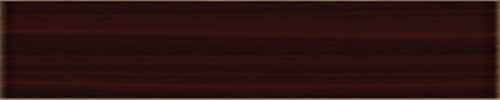
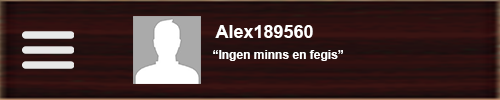
Comparing the layer stacks of the two w=500, h=100 images. Changes:
showed "“Ingen minns en fegis”" over 213, 50, 343, 61
showed "facebook-default-photo-male_1-1" over 133, 16, 201, 84
showed "Alex189560" over 215, 25, 313, 38
showed "Hamburger_icon.svg" over 22, 31, 74, 69
